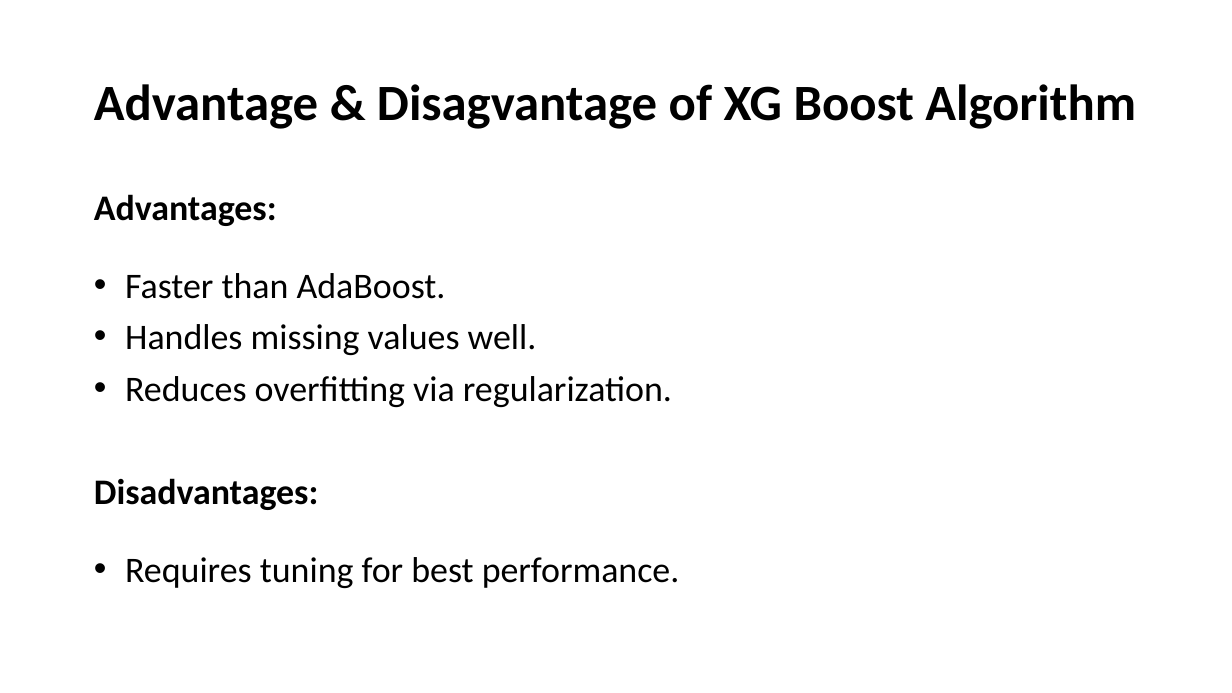
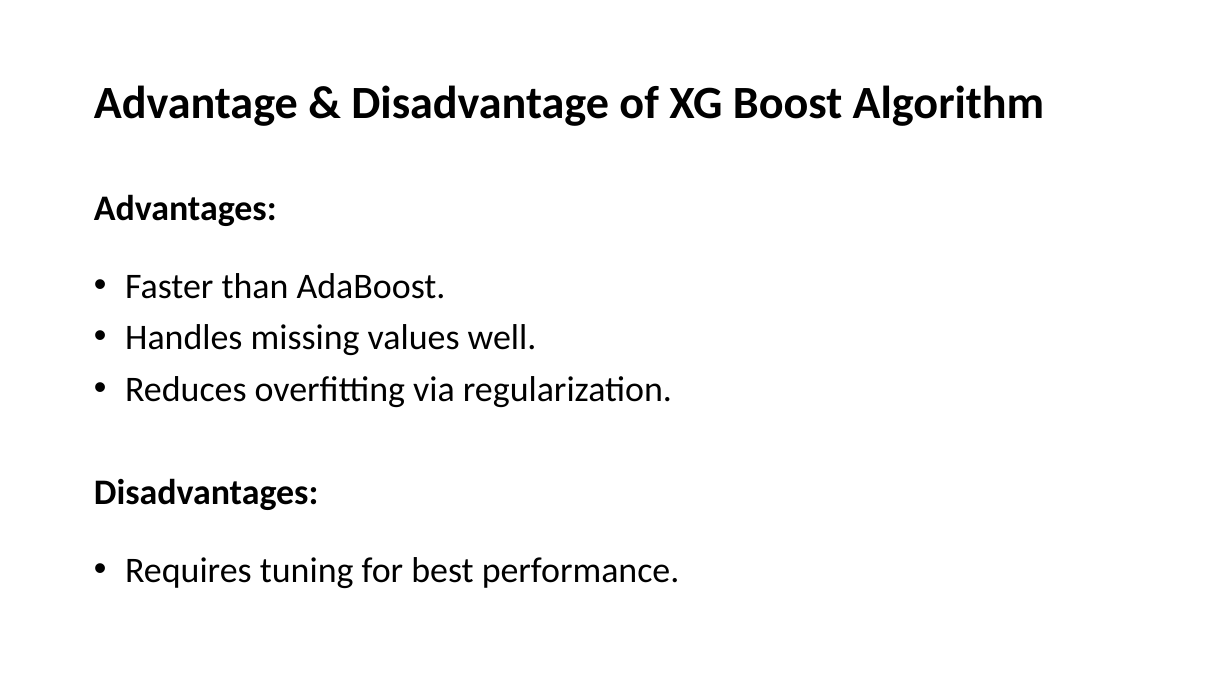
Before and after one commit to LakshmiMeyyappan/ML_Assignment_Repository, a slide deck: slide 8 of BoostingAlgorithm-Presentation.pptx. Drawn at 1232x693 pixels with LibreOffice and Linux fonts; fonts in the diff are those of the drawing. Boxes give left, top, right and bottom in pixels: in the first picture for what was removed or moved away, otherwise in the second. Text is boxed around its words. In the diff, an @@ line names an element or a change of style, - is before the commit and + after.

```diff
--- a/BoostingAlgorithm-Presentation.pptx
+++ b/BoostingAlgorithm-Presentation.pptx
@@ title at bbox=[94, 85, 1045, 126]: text changed; size 39.6 to 36 pt @@
-Advantage & Disagvantage of XG Boost Algorithm
+Advantage & Disadvantage of XG Boost Algorithm
```
Also in this commit, not shown: 4 other slides changed.
